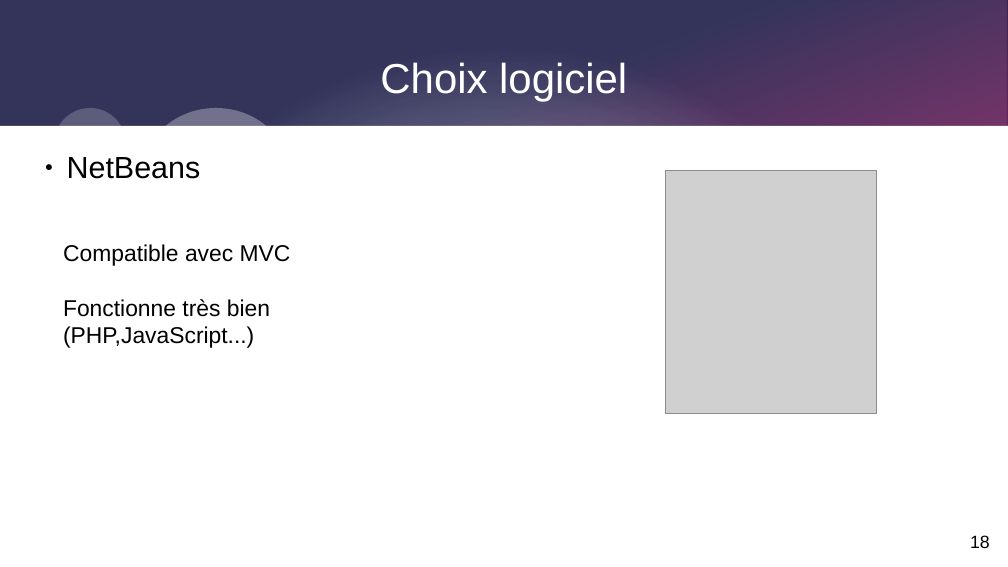
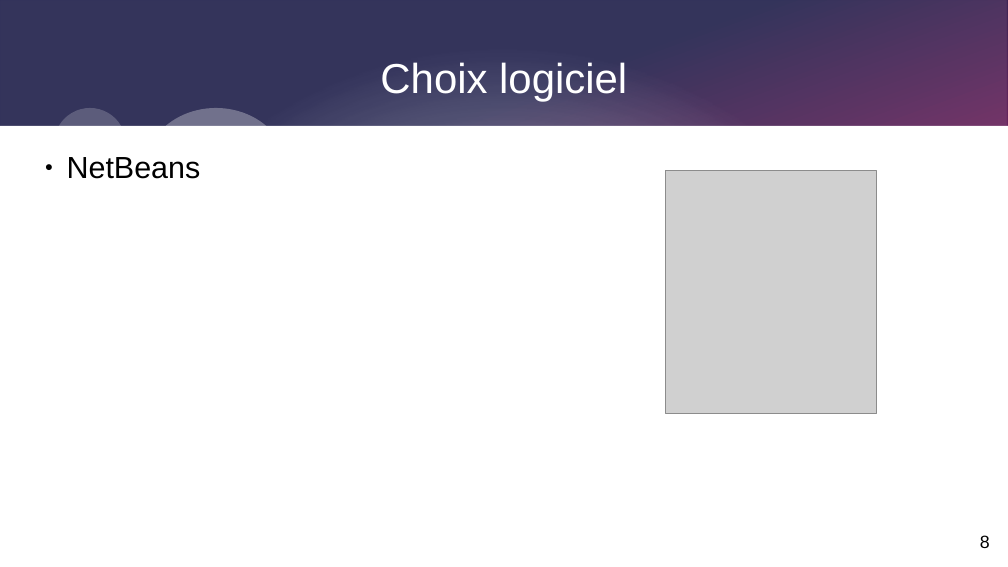
Before and after one commit to Corentinh2/PROJET_GESTIONNAIRE_DE_CHARGE, a slide deck: slide 8 of Diapo_revue1_projet.odp (slide 18 before the commit). Drawn at 1008x567 pixels with LibreOffice and Linux fonts; fonts in the diff are those of the drawing; grey boxes stand for pictures. Boxes give left, top, right and bottom in pixels: in the first picture for what was removed or moved away, otherwise in the second. Text is boxed around its words. In the diff, an @@ line names an element or a change of style, - is before the commit and + after.

```diff
--- a/Diapo_revue1_projet.odp
+++ b/Diapo_revue1_projet.odp
@@ text removed at bbox=[63, 244, 291, 348] @@
-Compatible avec MVC
-Fonctionne très bien (PHP,JavaScript...)
@@ page number at bbox=[980, 535, 990, 548]: text changed @@
-18
+8
```
Also in this commit, not shown: 14 other slides changed, 9 slides added, 5 slides removed, 20 other files.
